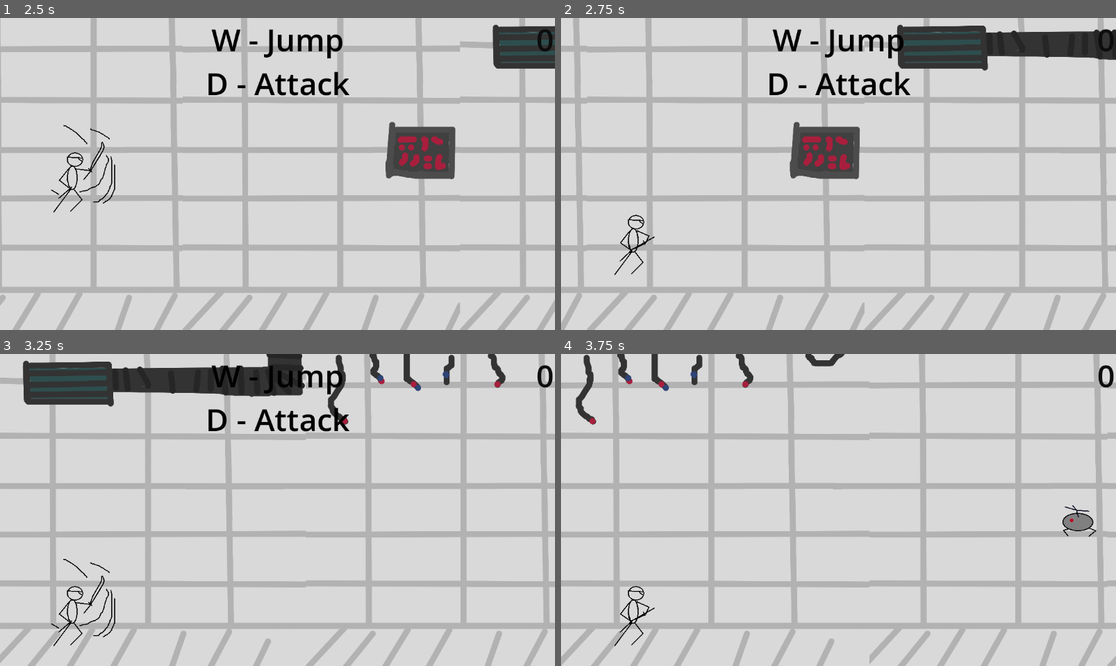
Above: before the commit, frames 1-4 (two rows, left to right).
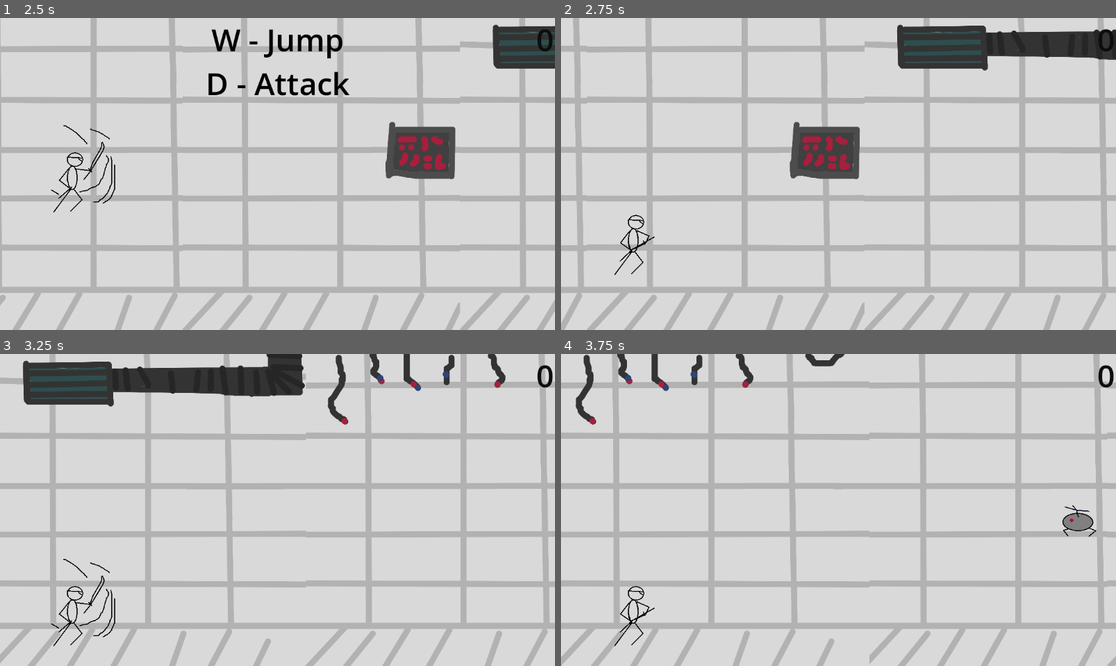
Above: after the commit, the same moments.

Repository: jacemcgough/runner-game
Game: Godot game, scene res://main.tscn
Two runs of this game, one before a commit and one after it. Both use one fixed random seed, a clock stepped at 60 frames per second and the inputs below.
Inputs:
- Up to frame 1 (2.5 s): click "Start" at 0.5 s; hold D (attack) 1.28-2.03 s; tap W (jump) at 1.52, 2.27 s; tap D (attack) at 2.1 s
- Up to frame 2 (2.75 s): no input
- Up to frame 3 (3.25 s): hold D (attack) from 2.78 s (still down)
- Up to frame 4 (3.75 s): release D (attack) at 3.53 s; tap D (attack) at 3.6 s

Frame 1 is identical in both runs. In frame 2, 1.3% of the frame differs, in the area x 37-63%, y 3-25%; in frame 3, 1.2%; in frame 4, nothing differs.

Commit message:
Clean up

Diff:
--- a/hud.gd
+++ b/hud.gd
@@ -11,7 +11,7 @@
 func show_game_over():
     show_message('Game Over')
 
-    await get_tree().create_timer(1).timeout
+    await get_tree().create_timer(2).timeout
     $StartButton.show()
 
 func update_score(score):
--- a/hud.tscn
+++ b/hud.tscn
@@ -56,7 +56,7 @@
 text = "Start"
 
 [node name="MessageTimer" type="Timer" parent="."]
-wait_time = 3.0
+wait_time = 2.0
 one_shot = true
 
 [connection signal="pressed" from="StartButton" to="." method="_on_start_button_pressed"]
--- a/player.gd
+++ b/player.gd
@@ -32,8 +32,6 @@
         if collision.get_collider().is_in_group('mobs'):
             take_damage()
 
-    print(velocity)
-
 func start(pos):
     global_position = Vector2(pos)
     velocity = Vector2.ZERO
